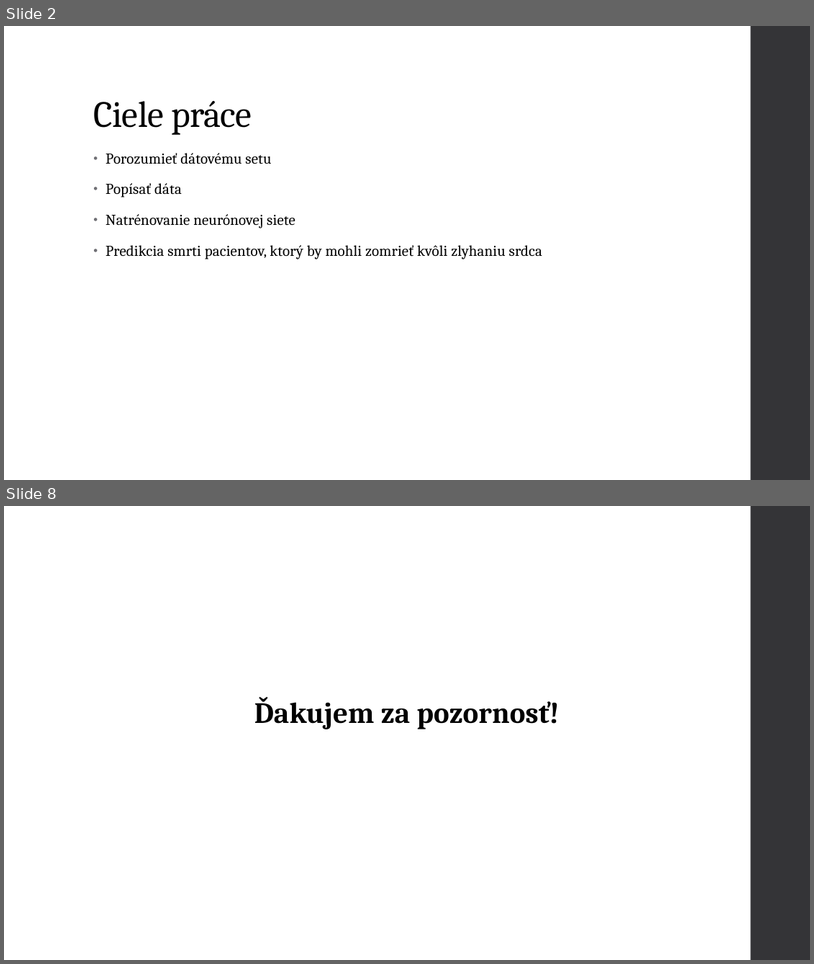
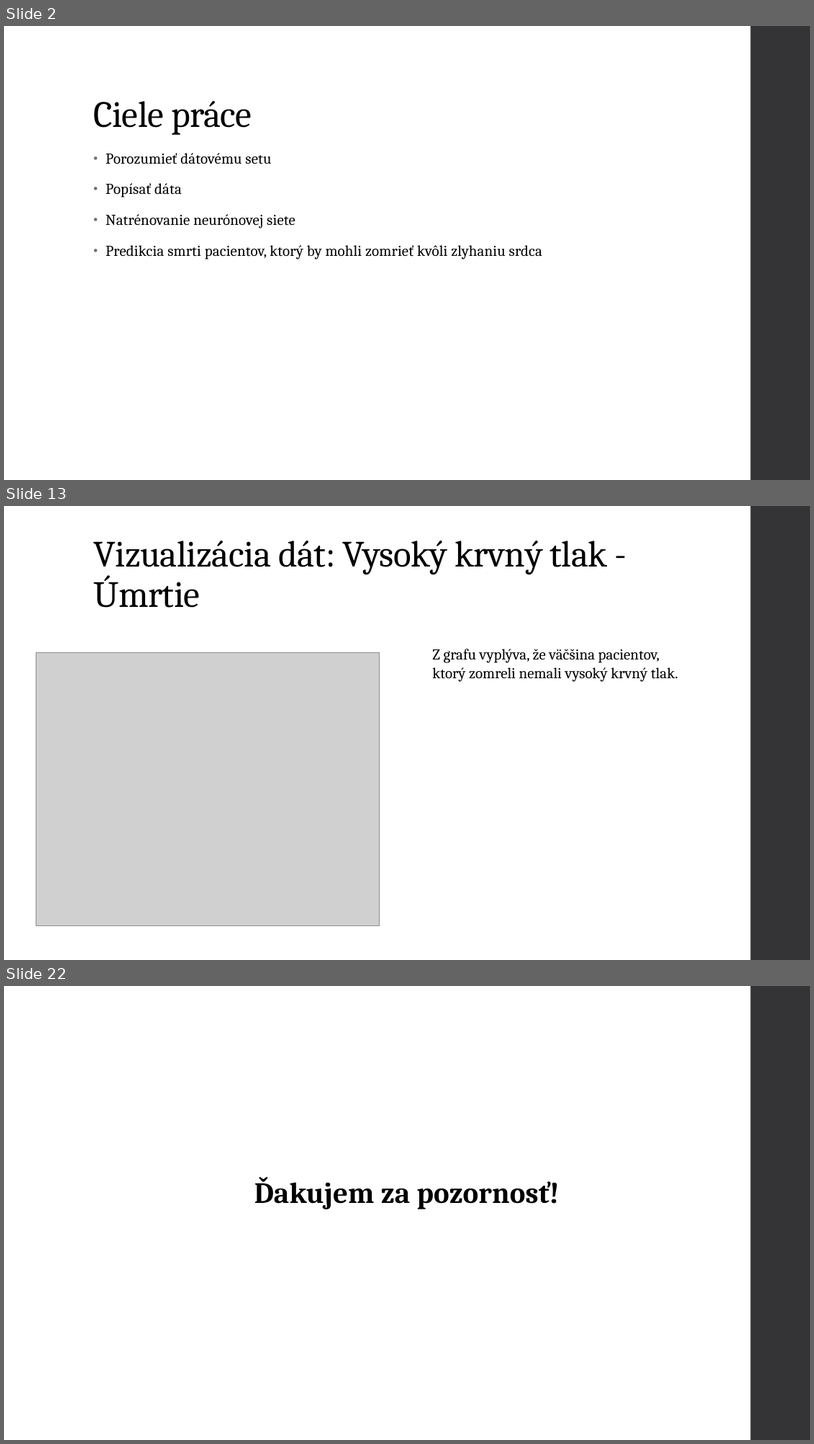
Before and after one commit to mvanko/Vanko_Martin_NS2021, a slide deck: Vanko Martin Predikcia zlyhania srdca.pptx. Shown one above the other, each under a label of ours: slides 2 and 8 before the commit, slides 2, 13 and 22 after it; the slides between them are not shown. The pictures are 814x964 and 814x1444 pixels, drawn with LibreOffice and Linux fonts; fonts in the diff are those of the drawing; grey boxes stand for pictures. Boxes give left, top, right and bottom in pixels: in the first picture for what was removed or moved away, otherwise in the second. Text is boxed around its words. In the diff, an @@ line names an element or a change of style, - is before the commit and + after.

```diff
--- a/Vanko Martin Predikcia zlyhania srdca.pptx
+++ b/Vanko Martin Predikcia zlyhania srdca.pptx
@@ slide 13 added at <box>4,506,810,960</box>, background #FFFFFF; not listed: 1 template element that a slide beside it also shows @@
@@ title added at <box>93,541,608,608</box>, 44 pt, text #000000 @@
+Vizualizácia dát: Vysoký krvný tlak - Úmrtie
@@ picture added at <box>36,652,379,925</box> @@
@@ text added at <box>432,649,679,682</box>, 18 pt, text #000000 @@
+Z grafu vyplýva, že väčšina pacientov, ktorý zomreli nemali vysoký krvný tlak.
@@ what was slide 8 is now slide 22 @@
```
Also in this commit, not shown: 2 slides changed, 14 other slides added, 1 other file.
